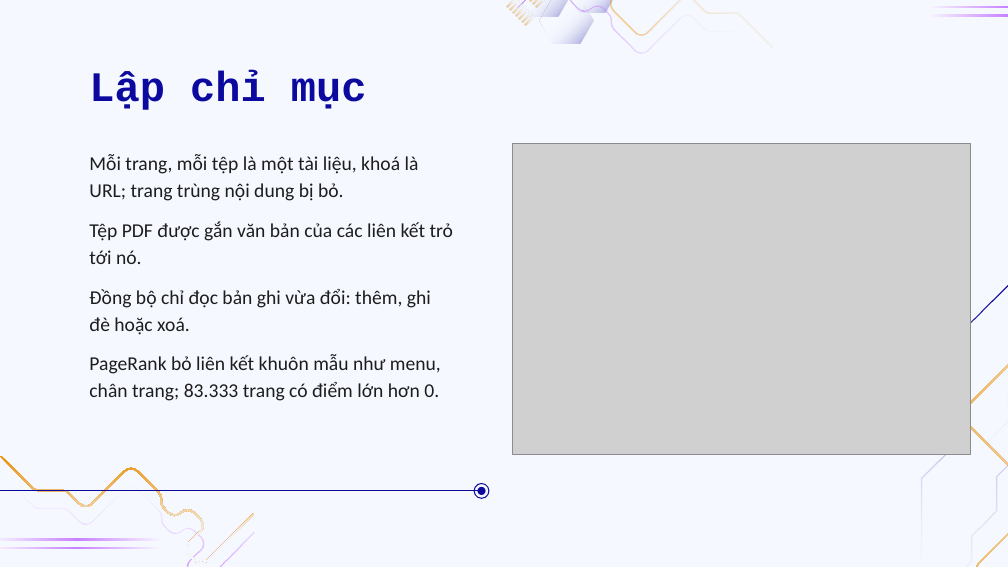
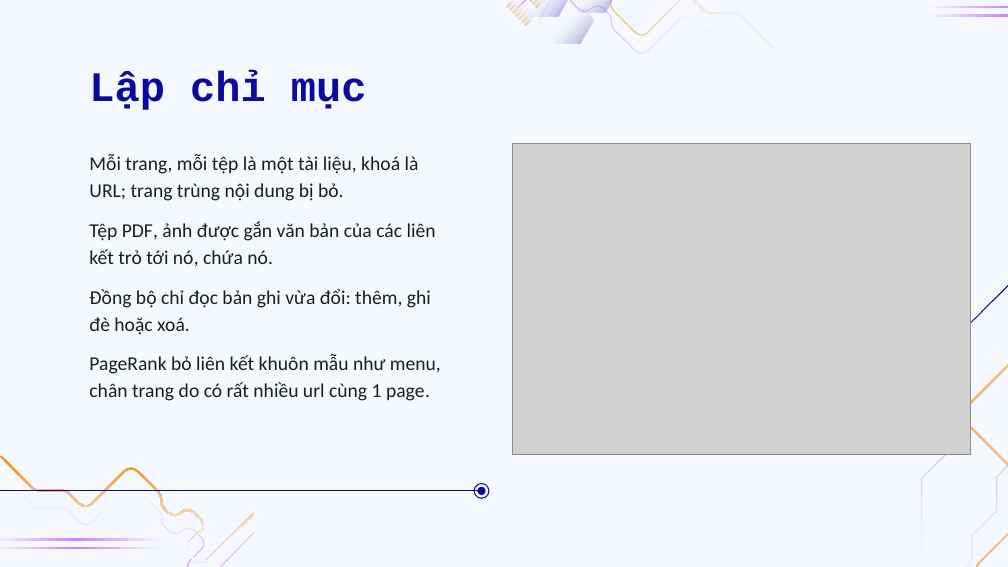
Before and after one commit to doanan293/WebCorpusPipeline, a slide deck: slide 20 of docs/presentation/BAT-thu-thap-boc-tach-tim-kiem.pptx. Drawn at 1008x567 pixels with LibreOffice and Linux fonts; fonts in the diff are those of the drawing; grey boxes stand for pictures; background and template pictures are left out. Boxes give left, top, right and bottom in pixels: in the first picture for what was removed or moved away, otherwise in the second. Text is boxed around its words. In the diff, an @@ line names an element or a change of style, - is before the commit and + after.

```diff
--- a/docs/presentation/BAT-thu-thap-boc-tach-tim-kiem.pptx
+++ b/docs/presentation/BAT-thu-thap-boc-tach-tim-kiem.pptx
@@ subtitle at [89,221,436,267]: text changed @@
-Tệp PDF được gắn văn bản của các liên kết trỏ tới nó.
+Tệp PDF, ảnh được gắn văn bản của các liên kết trỏ tới nó, chứa nó.
@@ subtitle at [89,354,441,401]: text changed @@
-PageRank bỏ liên kết khuôn mẫu như menu, chân trang; 83.333 trang có điểm lớn hơn 0.
+PageRank bỏ liên kết khuôn mẫu như menu, chân trang do có rất nhiều url cùng 1 page.
```
Also in this commit, not shown: 3 other slides changed.
